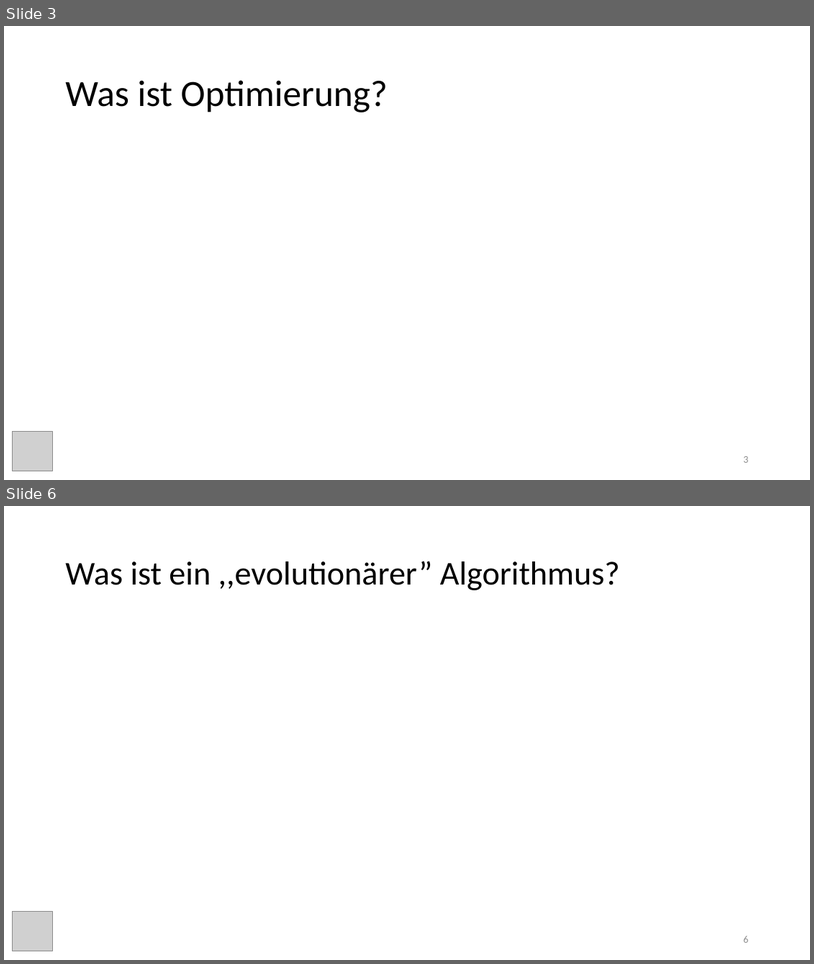
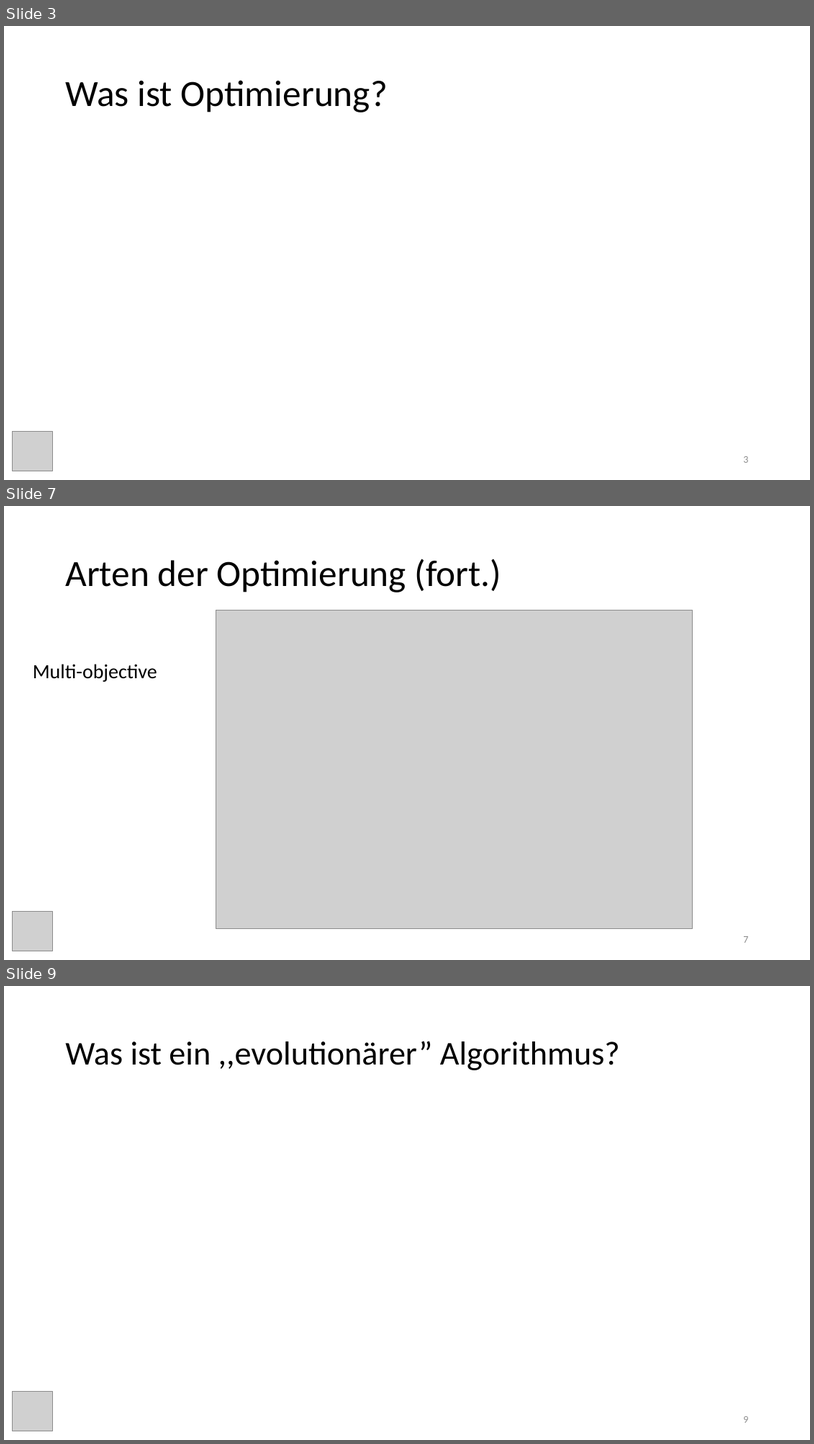
Before and after one commit to freddieRv/evolutive_algorithms_paper, a slide deck: vortrag/evolutionary_algorithms.pptx. Shown one above the other, each under a label of ours: slides 3 and 6 before the commit, slides 3, 7 and 9 after it; the slides between them are not shown. The pictures are 814x964 and 814x1444 pixels, drawn with LibreOffice and Linux fonts; fonts in the diff are those of the drawing; grey boxes stand for pictures. Boxes give left, top, right and bottom in pixels: in the first picture for what was removed or moved away, otherwise in the second. Text is boxed around its words. In the diff, an @@ line names an element or a change of style, - is before the commit and + after.

Commit message:
Added images for PSO algorithm and continued with presentation

```diff
--- a/vortrag/evolutionary_algorithms.pptx
+++ b/vortrag/evolutionary_algorithms.pptx
@@ slide 7 added at (4, 506, 810, 960), background #FFFFFF @@
@@ title added at (65, 559, 502, 592), 44 pt, text #000000 @@
+Arten der Optimierung (fort.)
@@ picture added at (216, 610, 692, 928) @@
@@ text added at (33, 664, 157, 682), 24 pt, text #000000 @@
+Multi-objective
@@ picture added at (13, 911, 52, 951) @@
@@ page number added at (743, 936, 748, 942), 12 pt, text #8C8C8C @@
+7
@@ what was slide 6 is now slide 9 @@
@@ page number at (743, 1416, 748, 1422): text changed @@
-6
+9
```
Also in this commit, not shown: 4 slides changed, 12 other slides added, 1 slide removed, 13 other files.
